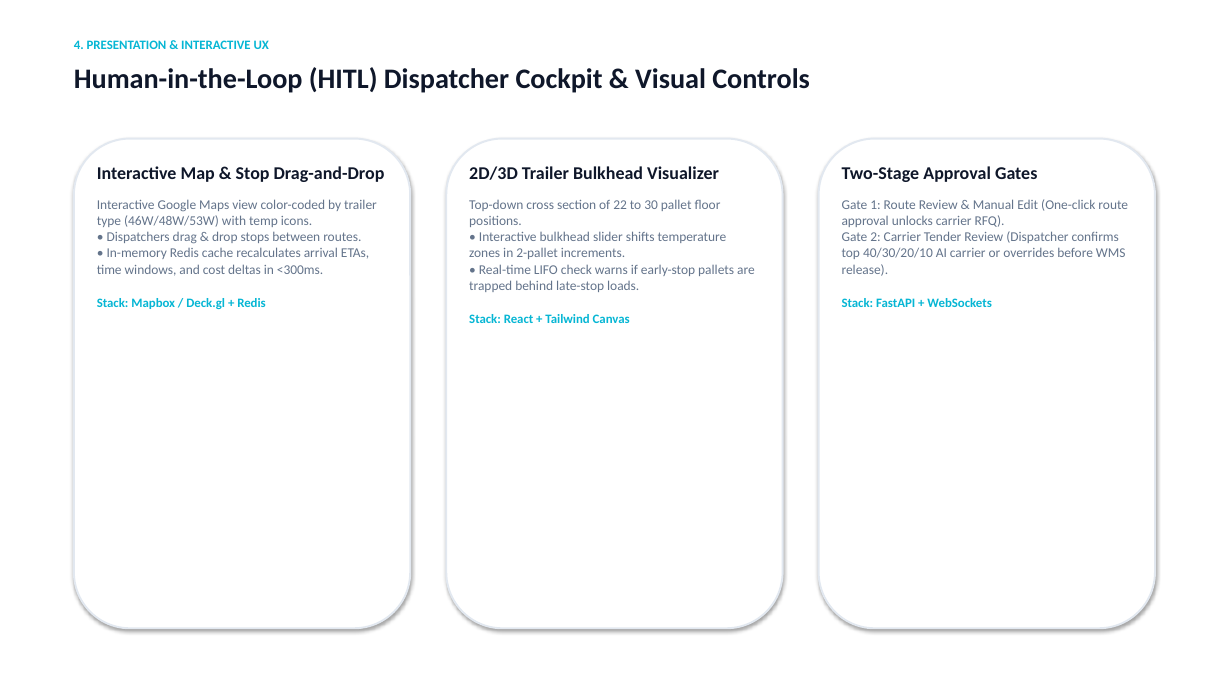
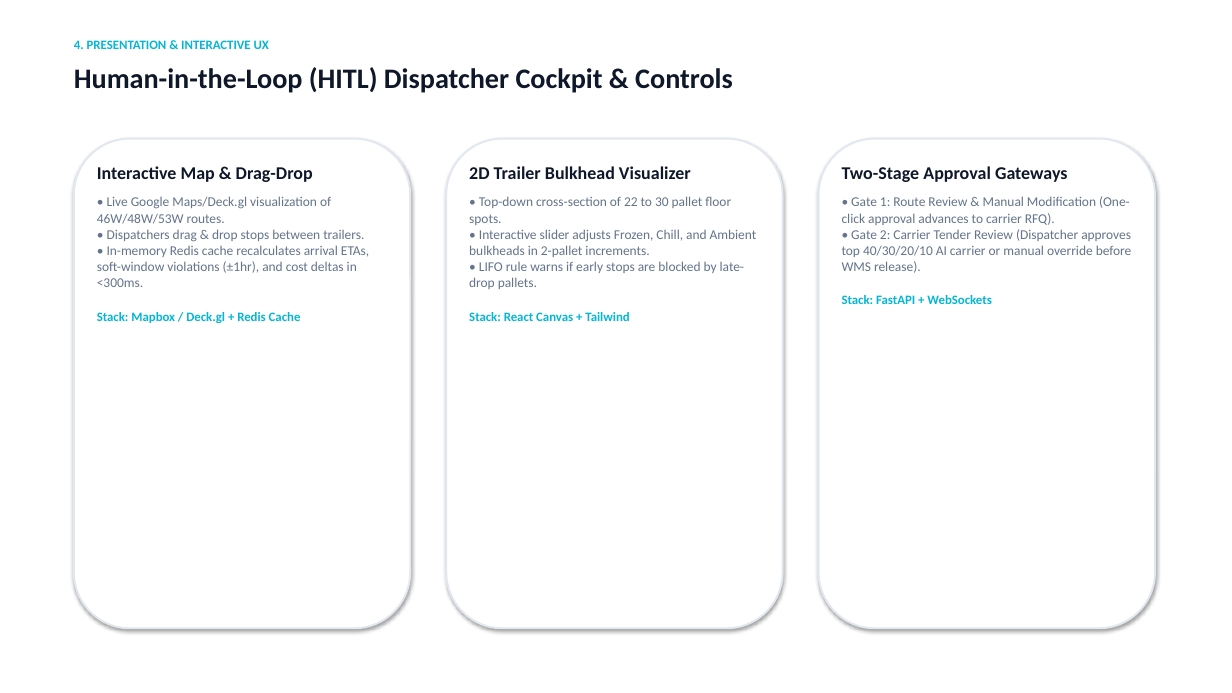
Before and after one commit to goyalpushkar/agentic-route-optimization, a slide deck: slide 5 of Wholesale_Grocery_Route_Optimization_Executive_Deck.pptx (slide 7 before the commit). Drawn at 1232x693 pixels with LibreOffice and Linux fonts; fonts in the diff are those of the drawing. Boxes give left, top, right and bottom in pixels: in the first picture for what was removed or moved away, otherwise in the second. Text is boxed around its words. In the diff, an @@ line names an element or a change of style, - is before the commit and + after.

```diff
--- a/Wholesale_Grocery_Route_Optimization_Executive_Deck.pptx
+++ b/Wholesale_Grocery_Route_Optimization_Executive_Deck.pptx
@@ text at box(74, 67, 733, 93): text changed @@
-Human-in-the-Loop (HITL) Dispatcher Cockpit & Visual Controls
+Human-in-the-Loop (HITL) Dispatcher Cockpit & Controls
@@ text at box(97, 166, 369, 323): text changed @@
-Interactive Map & Stop Drag-and-Drop
-Interactive Google Maps view color-coded by trailer type (46W/48W/53W) with temp icons.
-• Dispatchers drag & drop stops between routes.
-• In-memory Redis cache recalculates arrival ETAs, time windows, and cost deltas in <300ms.
-Stack: Mapbox / Deck.gl + Redis
+Interactive Map & Drag-Drop
+• Live Google Maps/Deck.gl visualization of 46W/48W/53W routes.
+• Dispatchers drag & drop stops between trailers.
+• In-memory Redis cache recalculates arrival ETAs, soft-window violations (±1hr), and cost deltas in <300ms.
+Stack: Mapbox / Deck.gl + Redis Cache
@@ text at box(469, 166, 757, 321): text changed @@
-2D/3D Trailer Bulkhead Visualizer
-Top-down cross section of 22 to 30 pallet floor positions.
-• Interactive bulkhead slider shifts temperature zones in 2-pallet increments.
-• Real-time LIFO check warns if early-stop pallets are trapped behind late-stop loads.
-Stack: React + Tailwind Canvas
+2D Trailer Bulkhead Visualizer
+• Top-down cross-section of 22 to 30 pallet floor spots.
+• Interactive slider adjusts Frozen, Chill, and Ambient bulkheads in 2-pallet increments.
+• LIFO rule warns if early stops are blocked by late-drop pallets.
+Stack: React Canvas + Tailwind
@@ text at box(842, 166, 1132, 273): text changed @@
-Two-Stage Approval Gates
-Gate 1: Route Review & Manual Edit (One-click route approval unlocks carrier RFQ).
-Gate 2: Carrier Tender Review (Dispatcher confirms top 40/30/20/10 AI carrier or overrides before WMS release).
+Two-Stage Approval Gateways
+• Gate 1: Route Review & Manual Modification (One-click approval advances to carrier RFQ).
+• Gate 2: Carrier Tender Review (Dispatcher approves top 40/30/20/10 AI carrier or manual override before WMS release).
```
Also in this commit, not shown: 3 other slides changed, 4 slides added, 7 slides removed, 22 other files.
